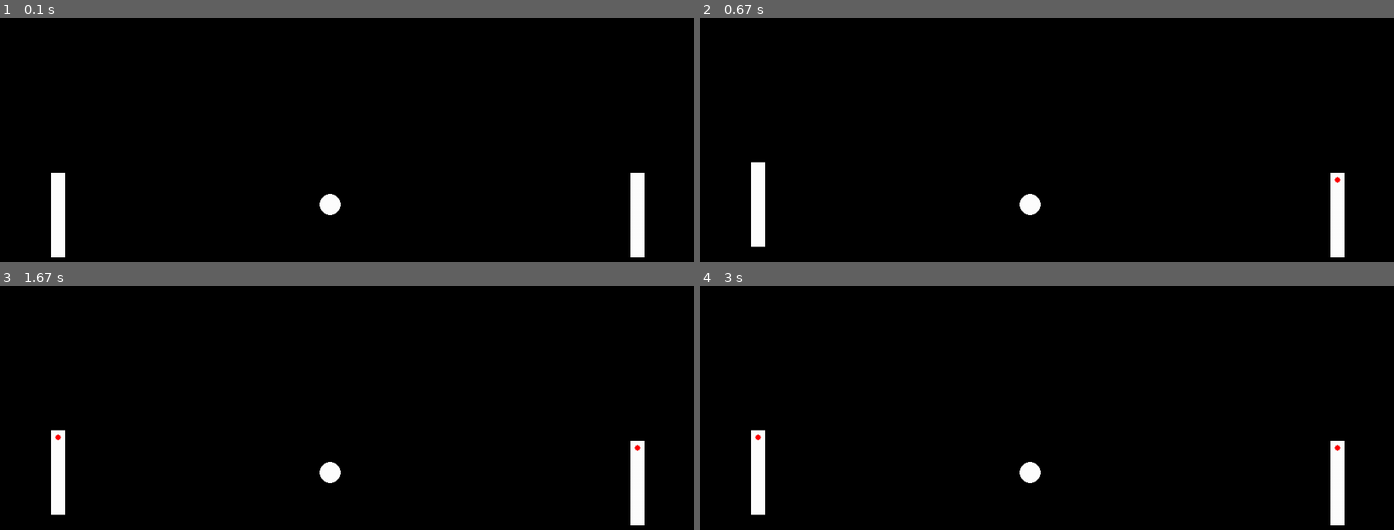
Above: before the commit, frames 1-4 (two rows, left to right).
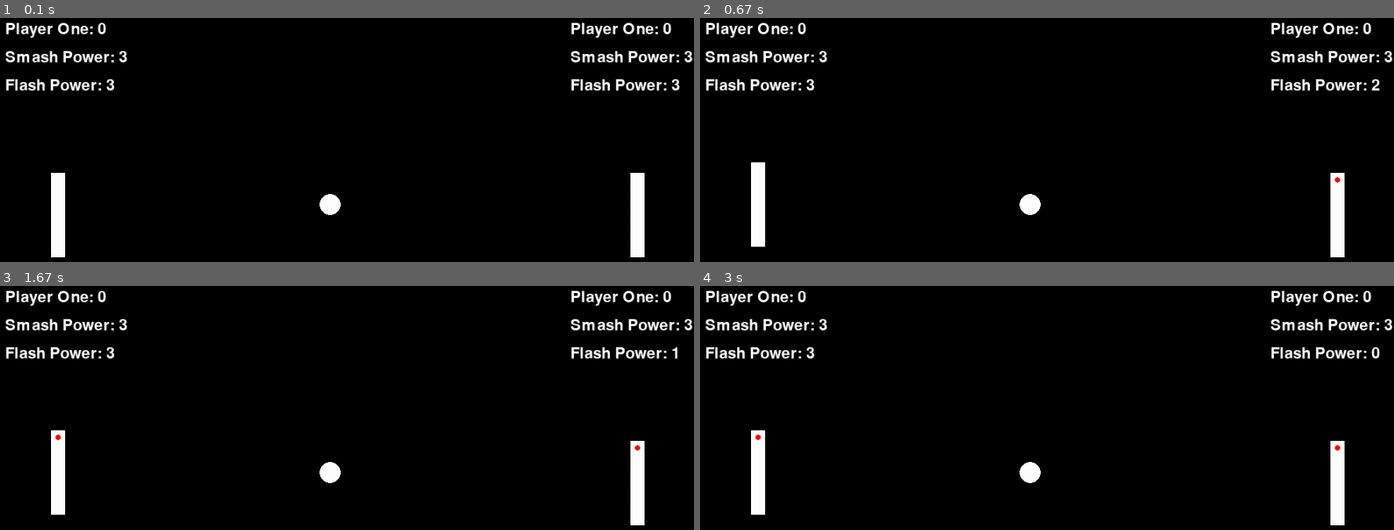
Above: after the commit, the same moments.

Repository: diegoIsBuilding/pongWithPythonAndPyGame
Game: pygame game, started from pong.py
Same seed, same stepped clock (60 frames per second), same inputs: the game is played once before the commit and once after it.
Inputs:
- Up to frame 1 (0.1 s): type "1 (at the terminal prompt)" at 0 s
- Up to frame 2 (0.67 s): hold Right from 0.33 s (still down)
- Up to frame 3 (1.67 s): release Right at 0.8 s; hold Right 1.17-1.63 s; hold D 1.17-1.63 s
- Up to frame 4 (3 s): hold Right from 2.4 s (still down); hold D from 2.4 s (still down)

The runs differ from the first frame. In frame 1, 2.4% of the frame differs, in the area x 0-100%, y 1-30%; in frame 2, 2.4%; in frame 3, 2.4%; in frame 4, 2.4%.

Commit message:
Feature: Display Score
Added the score of each player - the score is counted one the ball reaches the end of the display

Diff:
--- a/pong.py
+++ b/pong.py
@@ -17,6 +17,10 @@
 #Change the pygame window name
 pygame.display.set_caption("Pongg")
 run = True
+
+#Player Score Variable
+playerOne = 0
+playerTwo = 0
 
 #Ball Direction
 direction = [0,1]
@@ -123,6 +127,9 @@
         cloneBallVelocityY *= -1
     #Player turns
     if ball_x >= WIDTH - radius:
+        #If the ball goes off the screen from the right
+        #hand side the player on the left gets the point
+        playerOne += 1
         ball_x = WIDTH/2 - radius
         ball_y = HEIGHT/2 - radius
         #Retrieve the position for the cloned ball
@@ -175,6 +182,9 @@
         cloneBallVelocityX *= -1
 
     if ball_x <= 0 + radius:
+        #Ball goes off the screen on the left hand side the player on the
+        #right hand side gets the points
+        playerTwo += 1
         ball_x = WIDTH/2 - radius
         ball_y = HEIGHT/2 - radius
         #Clone Ball
@@ -315,6 +325,20 @@
         rightPaddleY += rightPaddleVelocity
         leftPaddleY += leftPaddleVelocity
 
+    #Scoreboard
+    font = pygame.font.SysFont('callibri', 32)
+    scoreOne = font.render("Player One: " + str(playerOne), True, WHITE)
+    window.blit(scoreOne, (25,25))
+    scoreTwo = font.render("Player One: " + str(playerOne), True, WHITE)
+    window.blit(scoreTwo, (825,25))
+    playerSmashOne = font.render("Smash Power: " + str(leftSmashElementRemaining), True, WHITE)
+    window.blit(playerSmashOne, (25, 65))
+    playerSmashTwo = font.render("Smash Power: " + str(rightSmashElementRemaining), True, WHITE)
+    window.blit(playerSmashOne, (825, 65))
+    playerFlashOne = font.render("Flash Power: " + str(leftFlashElementRemaining), True, WHITE)
+    window.blit(playerFlashOne, (25, 105))
+    playerFlashTwo = font.render("Flash Power: " + str(rightFlashElementRemaining), True, WHITE)
+    window.blit(playerFlashTwo, (825, 105))
 
     #Draw pygame objects with pygame.draw...
     #Draw Ball
@@ -330,4 +354,7 @@
     if rightSmashElement == 1:
         pygame.draw.circle(window, RED, (rightPaddleX + 10, rightPaddleY + 10), 4)
     #To see ojects in the window we must update the display
+
+    #END GAME!!!!!
+
     pygame.display.update()
